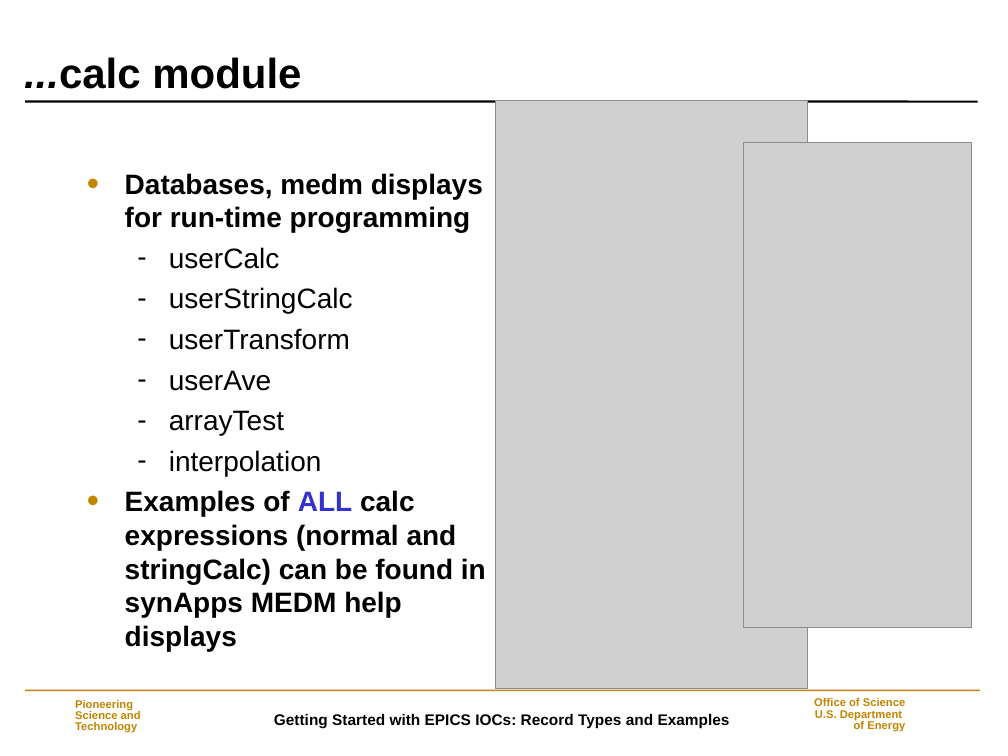
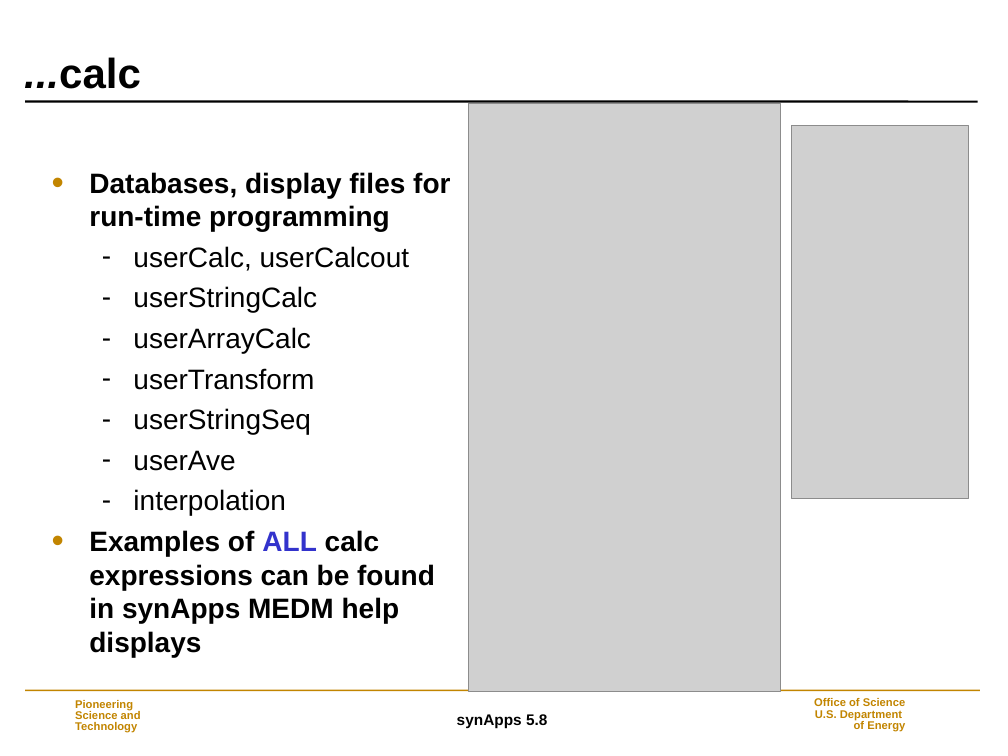
Before and after one commit to EPICS-synApps/documentation, a slide deck: slide 12 of IntroToSynApps.ppt (slide 10 before the commit). Drawn at 1008x756 pixels with LibreOffice and Linux fonts; fonts in the diff are those of the drawing; grey boxes stand for pictures; background and template pictures are left out. Boxes give left, top, right and bottom in pixels: in the first picture for what was removed or moved away, otherwise in the second. Text is boxed around its words. In the diff, an @@ line names an element or a change of style, - is before the commit and + after.

Commit message:
synApps_5_8

```diff
--- a/IntroToSynApps.ppt
+++ b/IntroToSynApps.ppt
@@ title at [24,57,141,89]: text changed @@
-...calc module
+...calc
@@ picture: place and size @@
-picture at [496,101,808,688]
+picture at [469,103,781,690]
@@ picture: place and size @@
-picture at [744,143,972,628]
+picture at [792,125,969,498]
@@ text "Databases, display files for run-time ...": place and size @@
-text "Databases, display files for run-time ..." at [125,173,486,651]
+text "Databases, display files for run-time ..." at [89,172,450,657]
@@ text at [89,172,450,271]: text changed @@
-• Databases, medm displays for run-time programming
-  – userCalc
+• Databases, display files for run-time programming
+  – userCalc, userCalcout
@@ text at [133,327,311,353]: paragraph added @@
+  – userArrayCalc
@@ text at [133,408,311,434]: paragraph added @@
+  – userStringSeq
@@ text at [169,410,284,435]: paragraph removed @@
-  – arrayTest
@@ text at [89,530,435,657]: text changed @@
-• Examples of ALL calc expressions (normal and stringCalc) can be found in synApps MEDM help displays
+• Examples of ALL calc expressions can be found in synApps MEDM help displays
@@ text at [457,714,547,728]: text changed @@
-Getting Started with EPICS IOCs: Record Types and Examples
+synApps 5.8
```
Also in this commit, not shown: 36 other slides changed, 13 slides added, 4 slides removed.
